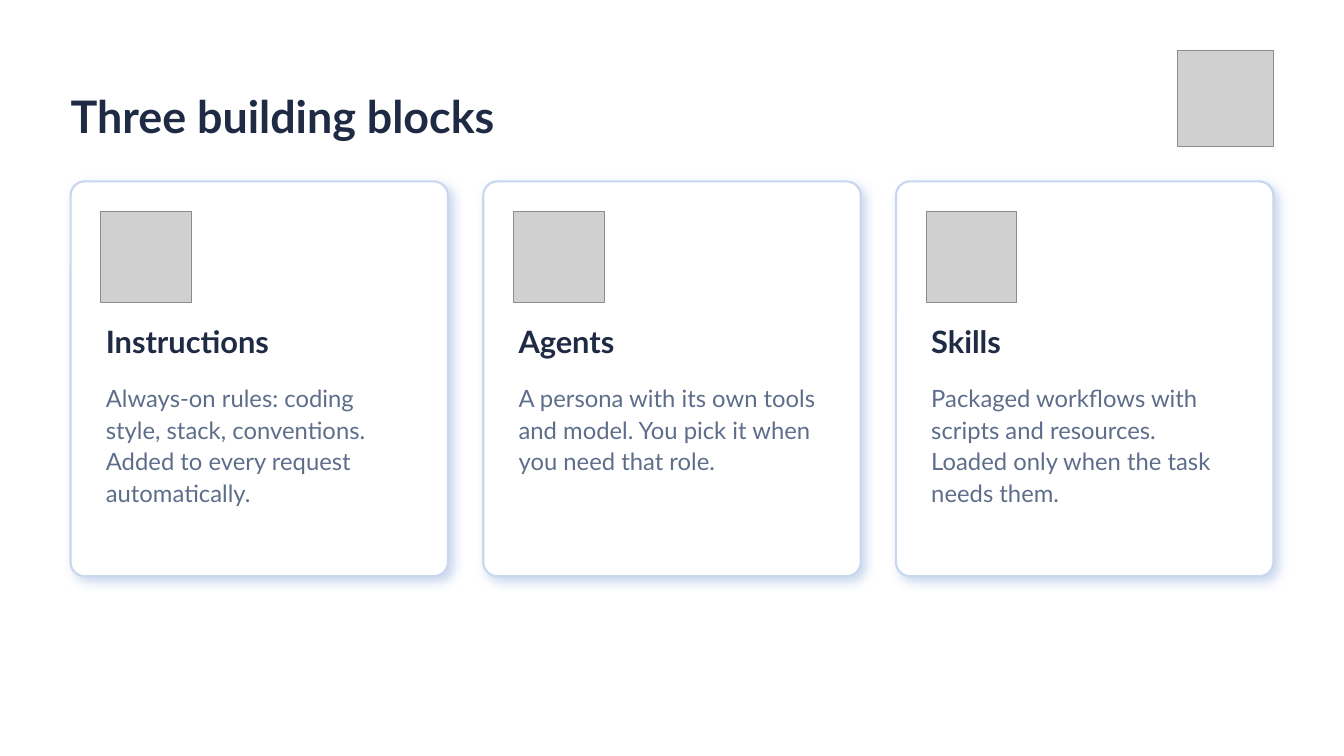
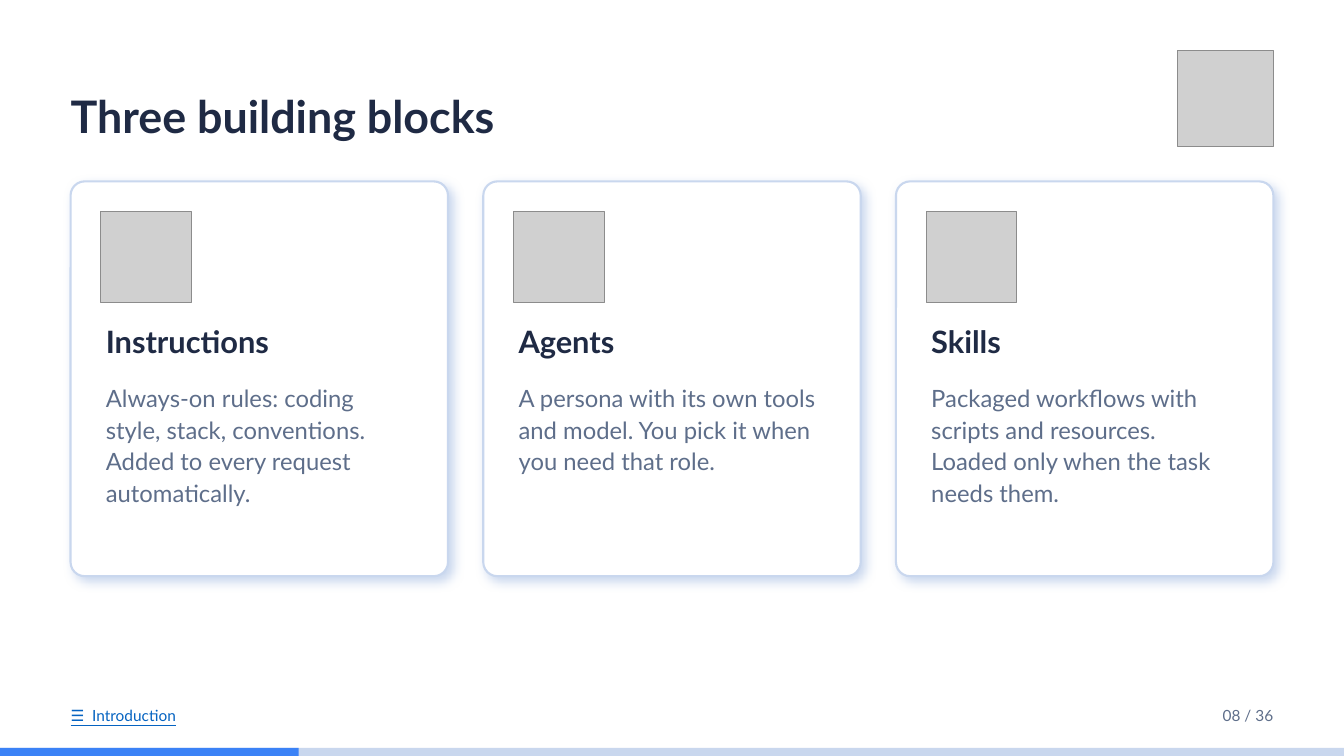
Before and after one commit to idoudist/ai-toolbox-presentation, a slide deck: slide 8 of hello-skills.pptx. Drawn at 1344x756 pixels with LibreOffice and Linux fonts; fonts in the diff are those of the drawing; grey boxes stand for pictures. Boxes give left, top, right and bottom in pixels: in the first picture for what was removed or moved away, otherwise in the second. Text is boxed around its words. In the diff, an @@ line names an element or a change of style, - is before the commit and + after.

```diff
--- a/hello-skills.pptx
+++ b/hello-skills.pptx
@@ text added at [92,709,176,721], 11 pt, text #0563C1, underline @@
+☰ Introduction
@@ text added at [1223,710,1273,721], 11 pt, text #5E6E8A @@
+08 / 36
@@ rectangle added at [0,748,1344,756], fill #C9D7EE @@
@@ rectangle added at [0,748,298,756], fill #3B82F6 @@
```
Also in this commit, not shown: 32 other slides changed, 1 slide removed, 1 other file.
